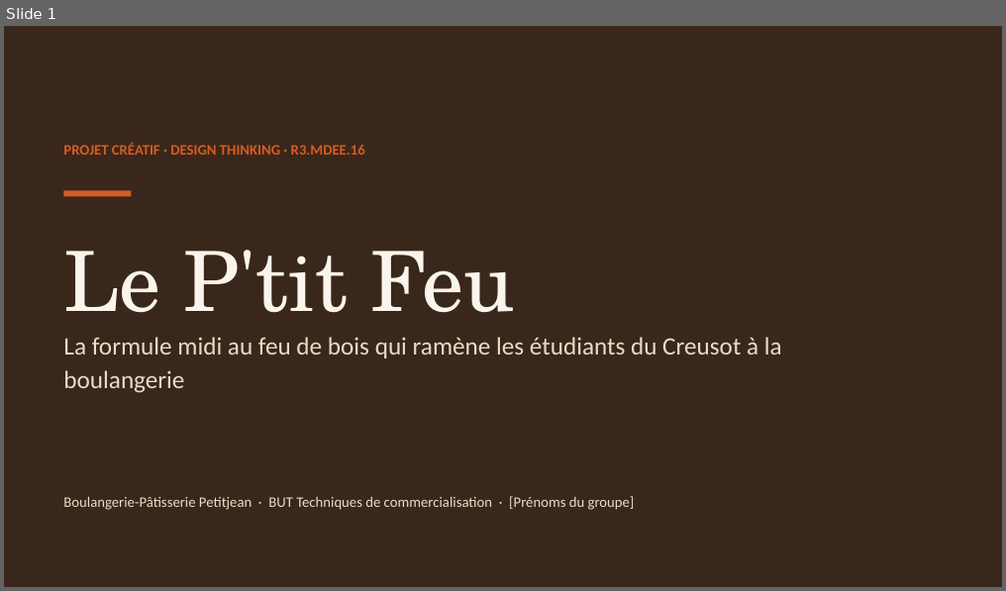
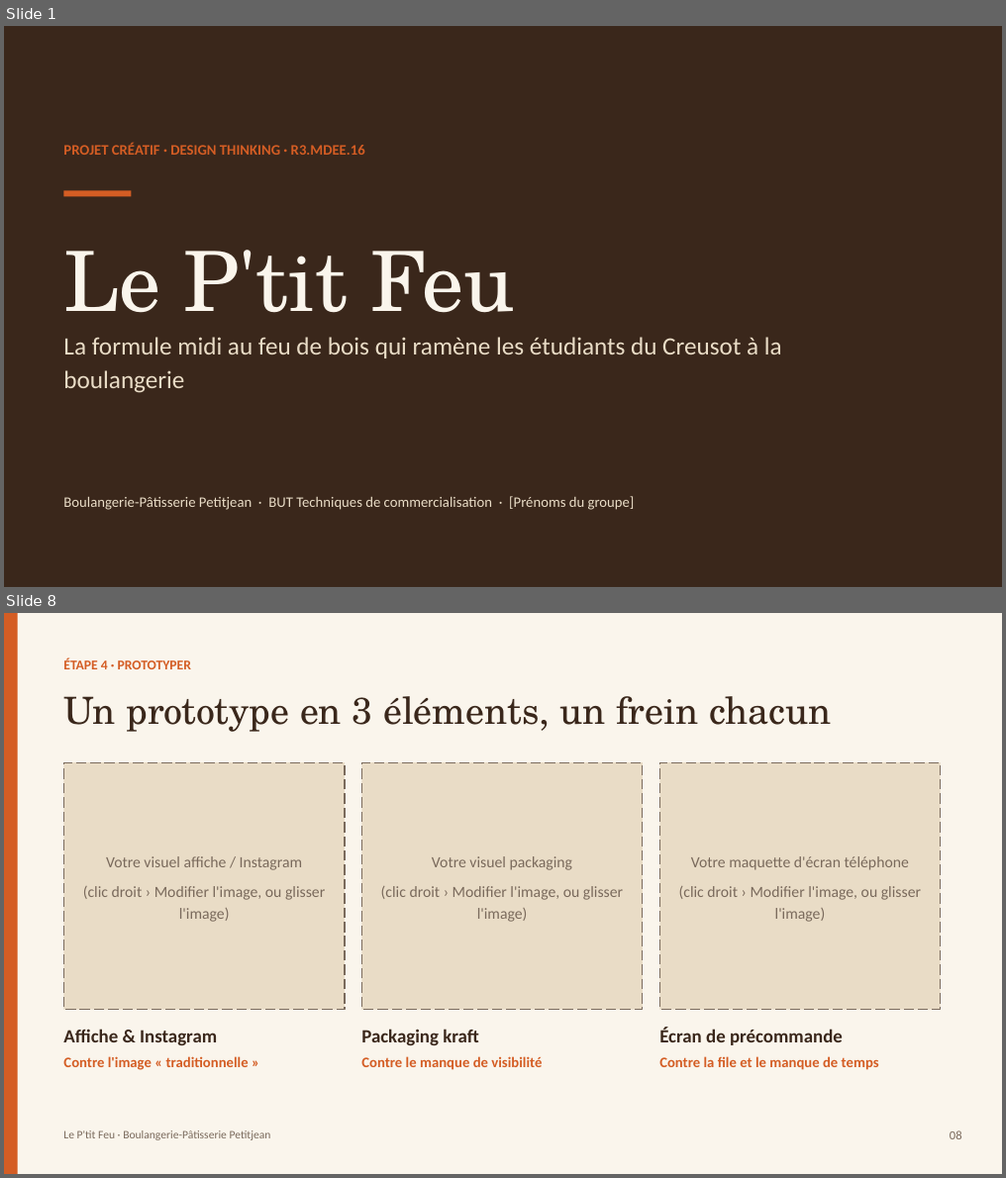
Before and after one commit to matheoguz/Devoir-TC-, a slide deck: design-thinking-petitjean/Le-Ptit-Feu-diapo.pptx. Shown one above the other, each under a label of ours: slide 1 before the commit, slides 1 and 8 after it; the slides between them are not shown. The pictures are 1006x591 and 1006x1178 pixels, drawn with LibreOffice and Linux fonts; fonts in the diff are those of the drawing. Boxes give left, top, right and bottom in pixels: in the first picture for what was removed or moved away, otherwise in the second. Text is boxed around its words. In the diff, an @@ line names an element or a change of style, - is before the commit and + after.

```diff
--- a/design-thinking-petitjean/Le-Ptit-Feu-diapo.pptx
+++ b/design-thinking-petitjean/Le-Ptit-Feu-diapo.pptx
@@ slide 8 added at [4,613,1002,1174], background #FAF5EC @@
@@ rectangle added at [4,613,18,1174], fill #D45D24 @@
@@ text added at [63,659,191,669], 13 pt, text #D45D24, bold @@
+ÉTAPE 4 · PROTOTYPER
@@ text added at [63,696,831,732], 36 pt, text #3A271B @@
+Un prototype en 3 éléments, un frein chacun
@@ rectangle added at [63,762,345,1010], fill #E9DCC6, outline #7A6A5C 1.25 pt dashed @@
@@ rectangle added at [361,762,643,1010], fill #E9DCC6, outline #7A6A5C 1.25 pt dashed @@
@@ rectangle added at [659,762,941,1010], fill #E9DCC6, outline #7A6A5C 1.25 pt dashed @@
@@ text added at [83,857,325,922], 15 pt, text #7A6A5C @@
+Votre visuel affiche / Instagram
+(clic droit › Modifier l'image, ou glisser l'image)
@@ text added at [381,857,623,922], 15 pt, text #7A6A5C @@
+Votre visuel packaging
+(clic droit › Modifier l'image, ou glisser l'image)
@@ text added at [679,857,921,922], 15 pt, text #7A6A5C @@
+Votre maquette d'écran téléphone
+(clic droit › Modifier l'image, ou glisser l'image)
@@ text added at [659,1027,843,1046], 18 pt, text #3A271B, bold @@
+Écran de précommande
@@ text added at [63,1029,217,1046], 18 pt, text #3A271B, bold @@
+Affiche & Instagram
@@ text added at [63,1057,249,1070], 14 pt, text #D45D24, bold @@
+Contre l'image « traditionnelle »
@@ text added at [361,1029,479,1046], 18 pt, text #3A271B, bold @@
+Packaging kraft
@@ text added at [361,1057,542,1070], 14 pt, text #D45D24, bold @@
+Contre le manque de visibilité
@@ text added at [659,1057,879,1070], 14 pt, text #D45D24, bold @@
+Contre la file et le manque de temps
@@ text added at [63,1131,271,1141], 11 pt, text #7A6A5C @@
+Le P'tit Feu · Boulangerie-Pâtisserie Petitjean
@@ text added at [949,1131,962,1140], 12 pt, text #7A6A5C @@
+08
```
Also in this commit, not shown: 5 slides changed, 3 other slides added, 12 slides removed, 4 other files.
